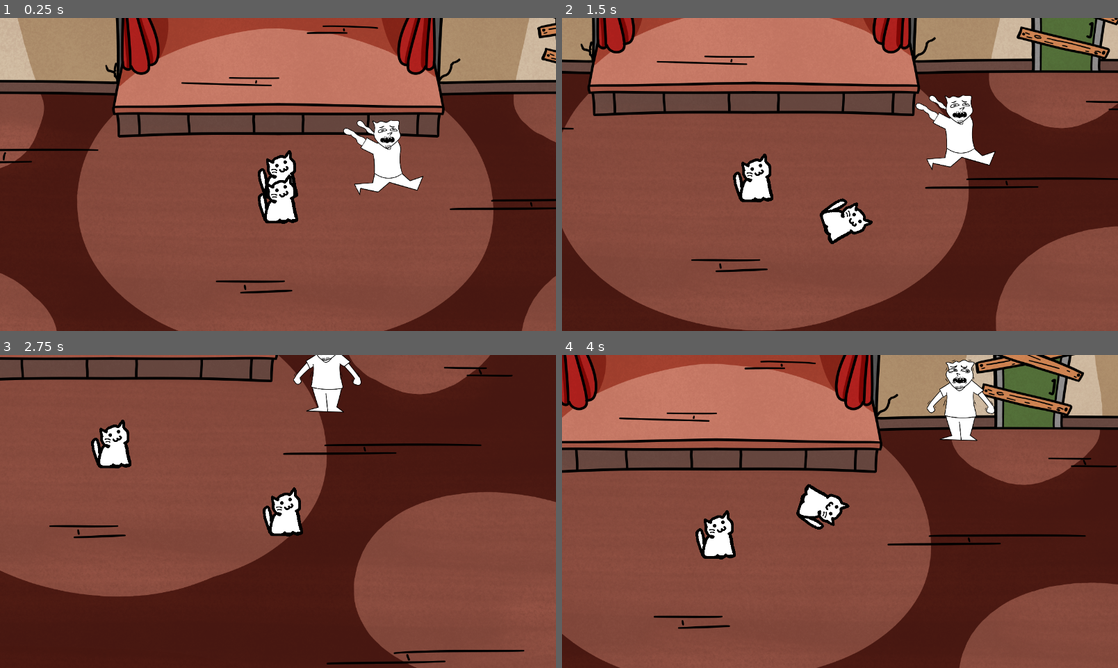
Above: before the commit, frames 1-4 (two rows, left to right).
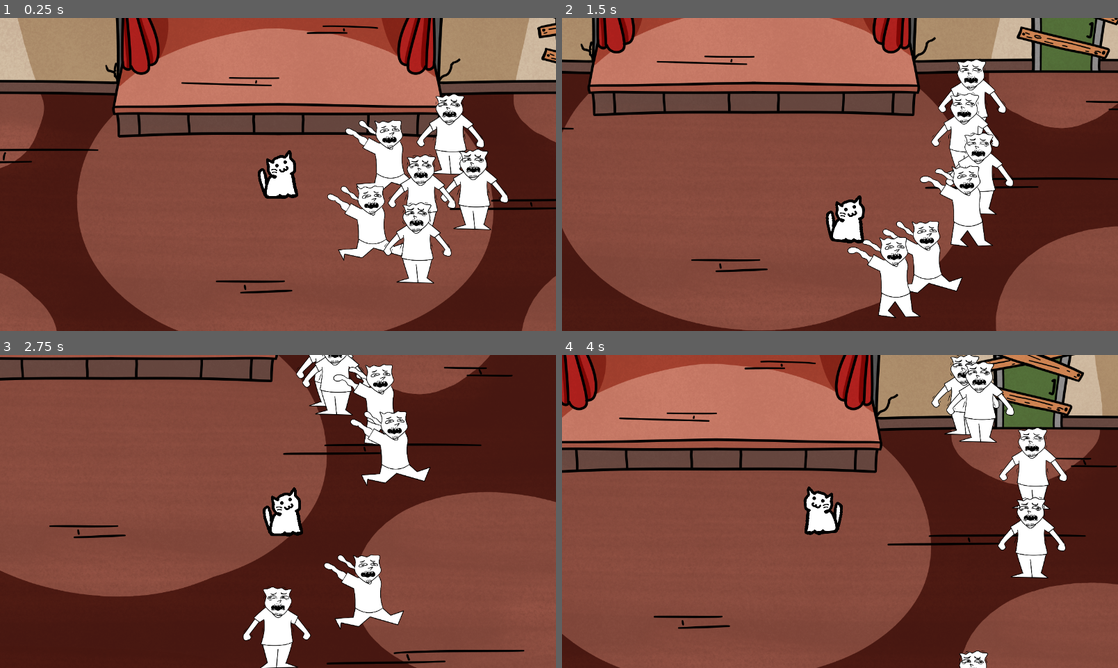
Above: after the commit, the same moments.

Repository: Crevann/GGJFunnyGame
Game: Godot game, scene res://game.tscn
Same seed, same stepped clock (60 frames per second), same inputs: the game is played once before the commit and once after it.
Inputs:
- Up to frame 1 (0.25 s): no input
- Up to frame 2 (1.5 s): hold D (move_right) 0.53-1.28 s; tap Space (attack) at 0.6, 1.35 s; hold S (move_down) from 1.28 s (still down)
- Up to frame 3 (2.75 s): release S (move_down) at 2.03 s; hold D (move_right) from 2.03 s (still down); tap Space (attack) at 2.1 s
- Up to frame 4 (4 s): release D (move_right) at 2.78 s; hold W (move_up) 2.78-3.53 s; tap Space (attack) at 2.85, 3.6 s; hold A (move_left) from 3.53 s (still down)

The runs differ from the first frame. In frame 1, 8.1% of the frame differs, in the area x 46-92%, y 24-85%; in frame 2, 8.7%, in the area x 30-82%, y 12-96%; in frame 3, 7.2%; in frame 4, 6.5%.

Commit message:
Collisions and damage flash

Diff:
--- /dev/null
+++ b/characters/enemy/damage_flash.gdshader
@@ -0,0 +1,13 @@
+shader_type canvas_item;
+
+uniform float white_progress : hint_range(0,1) = 0;
+
+vec3 interpolate_vec3(vec3 start, vec3 end, float delta){
+	return start + (end - start) * delta;
+}
+
+void fragment(){
+	vec4 origin = texture(TEXTURE, UV);
+	COLOR.rgb = interpolate_vec3(origin.rgb, vec3(1,1,1), white_progress);
+	COLOR.a = origin.a;
+}
--- a/characters/enemy/enemy.gd
+++ b/characters/enemy/enemy.gd
@@ -14,7 +14,6 @@
 	hp = 2
 
 func _physics_process(_delta):
-	velocity = lerp(velocity, Vector2.ZERO, 0.1)
 	move_and_slide()
 
 
@@ -22,4 +21,6 @@
 	var direction = global_position - other.global_position
 	Game.hit_stop(0.1, 0.15)
 	camera.shake_camera(0.1, 50)
+	var state : State = $StateMachine.current_state
 	velocity = direction.normalized() * KNOCKBACK
+	state.emit_signal("transition", "Stagger")
--- a/characters/enemy/enemy.tscn
+++ b/characters/enemy/enemy.tscn
@@ -1,13 +1,36 @@
-[gd_scene load_steps=17 format=3 uid="uid://css4dbko0a408"]
+[gd_scene load_steps=22 format=3 uid="uid://css4dbko0a408"]
 
 [ext_resource type="Script" path="res://characters/enemy/enemy.gd" id="1_baok1"]
-[ext_resource type="Texture2D" uid="uid://k4bs4jv6alol" path="res://sprites/enemy/enemy_idle/enemy_idle1.png" id="2_vbmiw"]
+[ext_resource type="Texture2D" uid="uid://cv134d7i4ap32" path="res://sprites/enemy/enemy_idle/enemy_idle1.png" id="2_vbmiw"]
 [ext_resource type="Script" path="res://logic/hit_detection/hurtbox.gd" id="3_n4joy"]
-[ext_resource type="Texture2D" uid="uid://b5ohbb0q7uf1y" path="res://sprites/enemy/enemy_idle/enemy_idle2.png" id="3_phsqk"]
+[ext_resource type="Texture2D" uid="uid://by7fgp84j7vwf" path="res://sprites/enemy/enemy_idle/enemy_idle2.png" id="3_phsqk"]
 [ext_resource type="Script" path="res://state_machine.gd" id="4_mskf1"]
 [ext_resource type="Texture2D" uid="uid://su5fl0b8y2mv" path="res://sprites/enemy/enemy_run/enemy_run_0.png" id="4_vwdlq"]
 [ext_resource type="Script" path="res://characters/enemy/states/enemy_panic.gd" id="5_467qv"]
 [ext_resource type="Texture2D" uid="uid://m2djar8l6s3e" path="res://sprites/enemy/enemy_run/enemy_run_1.png" id="5_t2ouk"]
+[ext_resource type="Texture2D" uid="uid://dos0gxxru406v" path="res://sprites/enemy/enemy_stagger/enemy_stagger.png" id="6_u5tq3"]
+[ext_resource type="Script" path="res://characters/enemy/states/enemy_stagger.gd" id="10_p8vnk"]
+
+[sub_resource type="Shader" id="Shader_dmjlb"]
+code = "shader_type canvas_item;
+
+uniform float white_progress : hint_range(0,1) = 0;
+
+vec3 interpolate_vec3(vec3 start, vec3 end, float delta){
+	return start + (end - start) * delta;
+}
+
+void fragment(){
+	vec4 origin = texture(TEXTURE, UV);
+	COLOR.rgb = interpolate_vec3(origin.rgb, vec3(1,1,1), white_progress);
+	COLOR.a = origin.a;
+}
+"
+
+[sub_resource type="ShaderMaterial" id="ShaderMaterial_vvioa"]
+resource_local_to_scene = true
+shader = SubResource("Shader_dmjlb")
+shader_parameter/white_progress = 0.0
 
 [sub_resource type="SpriteFrames" id="SpriteFrames_c7j80"]
 animations = [{
@@ -31,6 +54,14 @@
 }],
 "loop": true,
 "name": &"Run",
+"speed": 5.0
+}, {
+"frames": [{
+"duration": 1.0,
+"texture": ExtResource("6_u5tq3")
+}],
+"loop": true,
+"name": &"Stagger",
 "speed": 5.0
 }]
 
@@ -155,6 +186,18 @@
 "update": 1,
 "values": [0]
 }
+tracks/7/type = "value"
+tracks/7/imported = false
+tracks/7/enabled = true
+tracks/7/path = NodePath("Flip/Enemy:material:shader_parameter/white_progress")
+tracks/7/interp = 1
+tracks/7/loop_wrap = true
+tracks/7/keys = {
+"times": PackedFloat32Array(0),
+"transitions": PackedFloat32Array(1),
+"update": 0,
+"values": [0.0]
+}
 
 [sub_resource type="Animation" id="Animation_tmr6m"]
 resource_name = "Walk"
@@ -188,11 +231,64 @@
 [sub_resource type="Animation" id="Animation_p3vg7"]
 resource_name = "Dead"
 
+[sub_resource type="Animation" id="Animation_y4rmu"]
+resource_name = "Stagger"
+length = 0.2
+tracks/0/type = "value"
+tracks/0/imported = false
+tracks/0/enabled = true
+tracks/0/path = NodePath("Flip/Enemy:animation")
+tracks/0/interp = 1
+tracks/0/loop_wrap = true
+tracks/0/keys = {
+"times": PackedFloat32Array(0),
+"transitions": PackedFloat32Array(1),
+"update": 1,
+"values": [&"Stagger"]
+}
+tracks/1/type = "value"
+tracks/1/imported = false
+tracks/1/enabled = true
+tracks/1/path = NodePath("Flip/Enemy:frame")
+tracks/1/interp = 1
+tracks/1/loop_wrap = true
+tracks/1/keys = {
+"times": PackedFloat32Array(0),
+"transitions": PackedFloat32Array(1),
+"update": 1,
+"values": [0]
+}
+tracks/2/type = "value"
+tracks/2/imported = false
+tracks/2/enabled = true
+tracks/2/path = NodePath("Flip/Hurtbox/CollisionShape2D:disabled")
+tracks/2/interp = 1
+tracks/2/loop_wrap = true
+tracks/2/keys = {
+"times": PackedFloat32Array(0, 0.2),
+"transitions": PackedFloat32Array(1, 1),
+"update": 1,
+"values": [true, false]
+}
+tracks/3/type = "value"
+tracks/3/imported = false
+tracks/3/enabled = true
+tracks/3/path = NodePath("Flip/Enemy:material:shader_parameter/white_progress")
+tracks/3/interp = 1
+tracks/3/loop_wrap = true
+tracks/3/keys = {
+"times": PackedFloat32Array(0, 0.1),
+"transitions": PackedFloat32Array(1, 1),
+"update": 0,
+"values": [1.0, 0.0]
+}
+
 [sub_resource type="AnimationLibrary" id="AnimationLibrary_ll0e4"]
 _data = {
 "Dead": SubResource("Animation_p3vg7"),
 "Idle": SubResource("Animation_6hn0o"),
 "RESET": SubResource("Animation_53wg6"),
+"Stagger": SubResource("Animation_y4rmu"),
 "Walk": SubResource("Animation_tmr6m")
 }
 
@@ -208,6 +304,7 @@
 [node name="Flip" type="Node2D" parent="."]
 
 [node name="Enemy" type="AnimatedSprite2D" parent="Flip"]
+material = SubResource("ShaderMaterial_vvioa")
 position = Vector2(0, -36)
 sprite_frames = SubResource("SpriteFrames_c7j80")
 animation = &"Idle"
@@ -221,7 +318,7 @@
 [node name="CollisionShape2D" type="CollisionShape2D" parent="Flip/Hurtbox"]
 position = Vector2(-1, 0.5)
 shape = SubResource("RectangleShape2D_unsea")
-debug_color = Color(0, 0.501961, 1, 0.419608)
+debug_color = Color(0, 1, 0, 0.419608)
 
 [node name="CollisionShape2D" type="CollisionShape2D" parent="."]
 position = Vector2(0, 48.5)
@@ -239,4 +336,12 @@
 [node name="Panic" type="Node" parent="StateMachine"]
 script = ExtResource("5_467qv")
 
+[node name="Stagger" type="Node" parent="StateMachine"]
+script = ExtResource("10_p8vnk")
+animation_name = "Stagger"
+
+[node name="StaggerTimer" type="Timer" parent="StateMachine/Stagger"]
+wait_time = 0.2
+
 [connection signal="hit" from="Flip/Hurtbox" to="." method="_on_hurtbox_hit"]
+[connection signal="timeout" from="StateMachine/Stagger/StaggerTimer" to="StateMachine/Stagger" method="_on_stagger_timer_timeout"]
--- /dev/null
+++ b/characters/enemy/states/enemy_stagger.gd
@@ -0,0 +1,16 @@
+extends EnemyState
+
+@onready var timer := $StaggerTimer
+
+func state_physics_process(_delta: float):
+	super(_delta)
+	enemy.velocity = lerp(enemy.velocity, Vector2.ZERO, 0.15)
+
+func state_enter():
+	super()
+	timer.start()
+	pass
+
+func _on_stagger_timer_timeout():
+	if(enabled):
+		emit_signal("transition", "Panic")
--- a/characters/player/player.tscn
+++ b/characters/player/player.tscn
@@ -30,23 +30,11 @@
 tracks/0/type = "value"
 tracks/0/imported = false
 tracks/0/enabled = true
-tracks/0/path = NodePath("Flip/Protagonist:rotation")
+tracks/0/path = NodePath("Flip/Hitbox/CollisionShape2D:disabled")
 tracks/0/interp = 1
 tracks/0/loop_wrap = true
 tracks/0/keys = {
-"times": PackedFloat32Array(0, 0.5),
-"transitions": PackedFloat32Array(1, 1),
-"update": 0,
-"values": [0.0, 6.28319]
-}
-tracks/1/type = "value"
-tracks/1/imported = false
-tracks/1/enabled = true
-tracks/1/path = NodePath("Flip/Hitbox/CollisionShape2D:disabled")
-tracks/1/interp = 1
-tracks/1/loop_wrap = true
-tracks/1/keys = {
-"times": PackedFloat32Array(0.2, 0.3),
+"times": PackedFloat32Array(0, 0.3),
 "transitions": PackedFloat32Array(1, 1),
 "update": 1,
 "values": [false, true]
--- a/game.tscn
+++ b/game.tscn
@@ -1,14 +1,25 @@
-[gd_scene load_steps=8 format=3 uid="uid://bthd4sme5od7a"]
+[gd_scene load_steps=10 format=3 uid="uid://bthd4sme5od7a"]
 
-[ext_resource type="Texture2D" uid="uid://cqexvxqts0fgy" path="res://debug/Creatura2.png" id="1_ig2ny"]
 [ext_resource type="PackedScene" uid="uid://cx1djja02jtll" path="res://characters/player/player.tscn" id="1_nw3lk"]
 [ext_resource type="Script" path="res://camera.gd" id="1_ye6ox"]
 [ext_resource type="PackedScene" uid="uid://css4dbko0a408" path="res://characters/enemy/enemy.tscn" id="3_mef0r"]
-[ext_resource type="Script" path="res://logic/hit_detection/hurtbox.gd" id="4_1u18l"]
 [ext_resource type="Texture2D" uid="uid://dfb214moyitdu" path="res://debug/enviroment/stage_arena.png" id="6_ewjuq"]
 
-[sub_resource type="RectangleShape2D" id="RectangleShape2D_osct6"]
-size = Vector2(90, 114)
+[sub_resource type="SegmentShape2D" id="SegmentShape2D_6cvuo"]
+b = Vector2(2025, 0)
+
+[sub_resource type="SegmentShape2D" id="SegmentShape2D_qdwvf"]
+b = Vector2(-461, 864)
+
+[sub_resource type="SegmentShape2D" id="SegmentShape2D_x3tec"]
+a = Vector2(2983, 0)
+b = Vector2(0, 0)
+
+[sub_resource type="SegmentShape2D" id="SegmentShape2D_xej8q"]
+b = Vector2(495, 866)
+
+[sub_resource type="RectangleShape2D" id="RectangleShape2D_j20mv"]
+size = Vector2(765, 104)
 
 [node name="Game" type="Node2D"]
 
@@ -32,19 +43,20 @@
 [node name="Enemy" parent="YSortables" instance=ExtResource("3_mef0r")]
 position = Vector2(195, -57)
 
-[node name="HurtboxTest" type="Sprite2D" parent="YSortables"]
-texture = ExtResource("1_ig2ny")
+[node name="Enemy2" parent="YSortables" instance=ExtResource("3_mef0r")]
+position = Vector2(390, -114)
 
-[node name="Hurtbox" type="Area2D" parent="YSortables/HurtboxTest"]
-collision_layer = 4
-collision_mask = 2
-input_pickable = false
-script = ExtResource("4_1u18l")
+[node name="Enemy3" parent="YSortables" instance=ExtResource("3_mef0r")]
+position = Vector2(324, 26)
 
-[node name="CollisionShape2D" type="CollisionShape2D" parent="YSortables/HurtboxTest/Hurtbox"]
-position = Vector2(1, -2)
-shape = SubResource("RectangleShape2D_osct6")
-debug_color = Color(0, 0, 1, 0.419608)
+[node name="Enemy4" parent="YSortables" instance=ExtResource("3_mef0r")]
+position = Vector2(163, 66)
+
+[node name="Enemy5" parent="YSortables" instance=ExtResource("3_mef0r")]
+position = Vector2(314, 136)
+
+[node name="Enemy6" parent="YSortables" instance=ExtResource("3_mef0r")]
+position = Vector2(445, 13)
 
 [node name="Enviroment" type="Node2D" parent="."]
 
@@ -52,4 +64,30 @@
 z_index = -4096
 texture = ExtResource("6_ewjuq")
 
-[connection signal="hit" from="YSortables/HurtboxTest/Hurtbox" to="YSortables/HurtboxTest" method="_on_hurtbox_hit"]
+[node name="Boundaries" type="StaticBody2D" parent="Enviroment/Floor"]
+position = Vector2(-1012, -246)
+collision_layer = 8
+collision_mask = 0
+
+[node name="Top" type="CollisionShape2D" parent="Enviroment/Floor/Boundaries"]
+shape = SubResource("SegmentShape2D_6cvuo")
+
+[node name="Left" type="CollisionShape2D" parent="Enviroment/Floor/Boundaries"]
+shape = SubResource("SegmentShape2D_qdwvf")
+
+[node name="Bottom" type="CollisionShape2D" parent="Enviroment/Floor/Boundaries"]
+position = Vector2(-461, 866)
+shape = SubResource("SegmentShape2D_x3tec")
+
+[node name="Right" type="CollisionShape2D" parent="Enviroment/Floor/Boundaries"]
+position = Vector2(2025, 0)
+shape = SubResource("SegmentShape2D_xej8q")
+
+[node name="Stage" type="StaticBody2D" parent="Enviroment"]
+position = Vector2(0, -247)
+collision_layer = 8
+collision_mask = 0
+
+[node name="Box" type="CollisionShape2D" parent="Enviroment/Stage"]
+position = Vector2(1.5, 53)
+shape = SubResource("RectangleShape2D_j20mv")
--- a/project.godot
+++ b/project.godot
@@ -74,3 +74,4 @@
 [rendering]
 
 renderer/rendering_method="mobile"
+environment/defaults/default_clear_color=Color(0, 0, 0, 1)
Not shown, added: sprites/enemy/enemy_stagger/enemy_stagger.png.import
